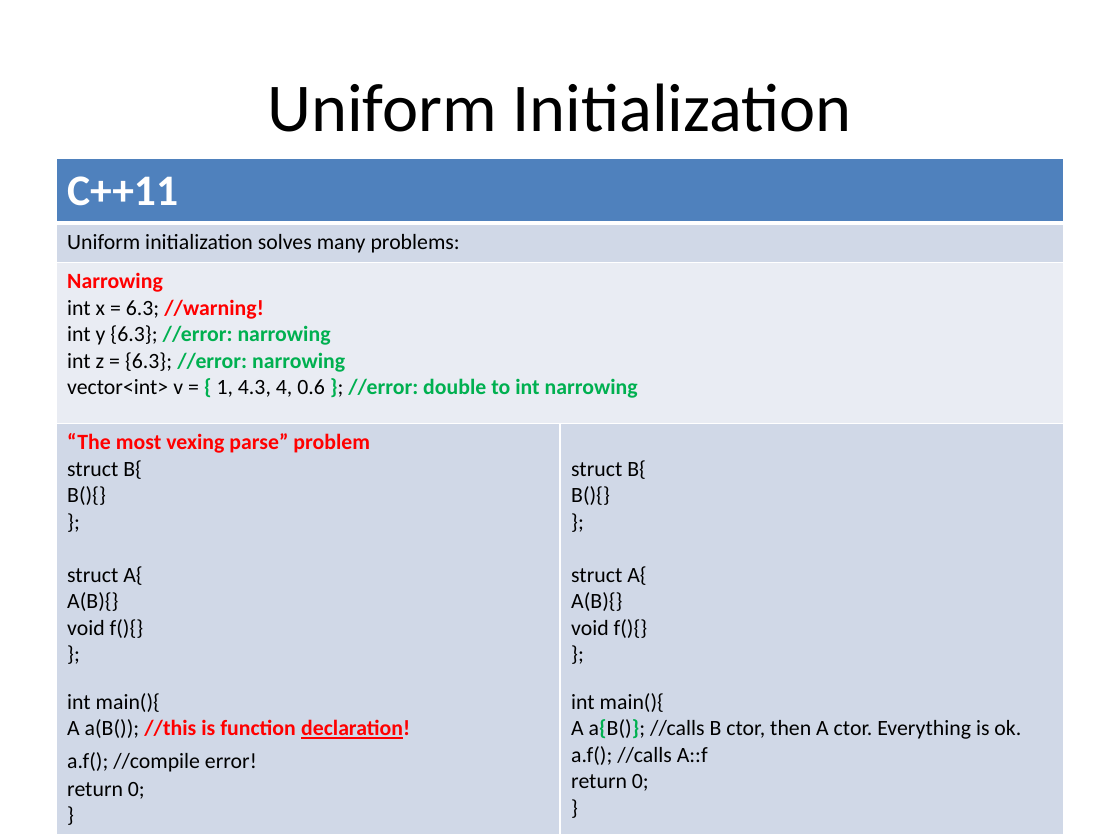
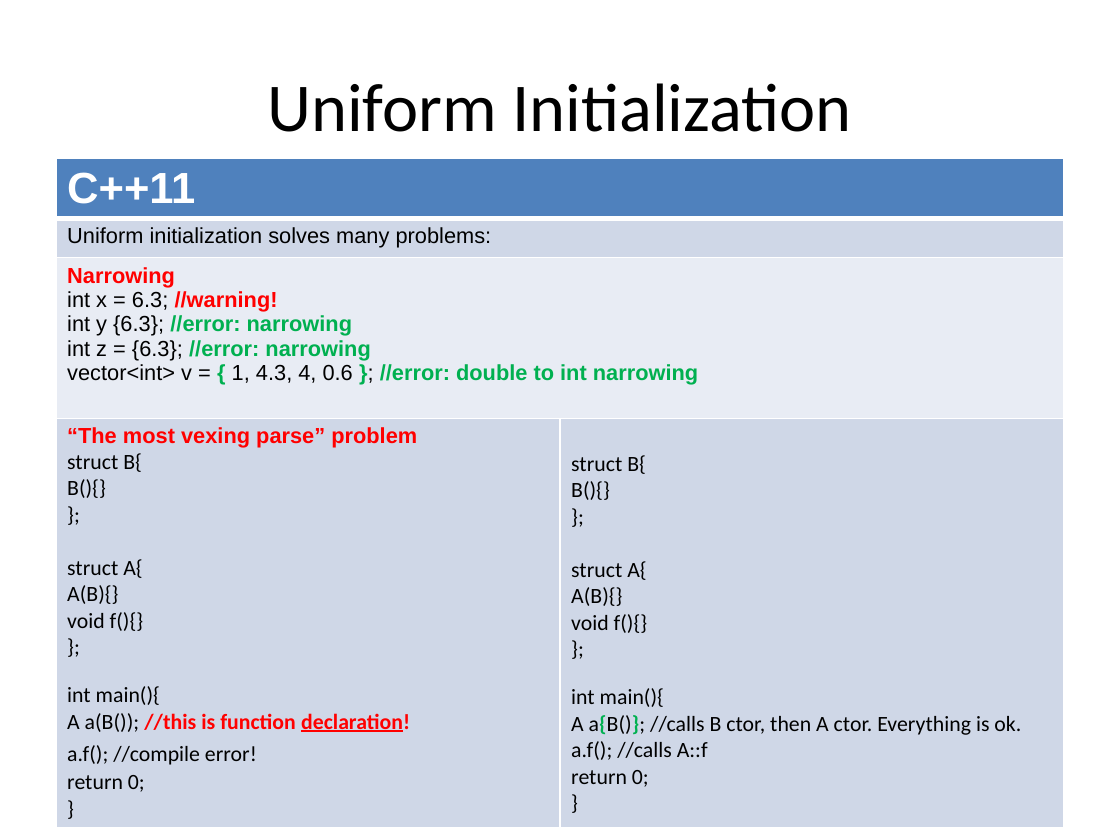
Before and after one commit to xtofl/cpp11training, a slide deck: slide 14 of slides/1.coreextensions-c11-121213071023-phpapp02-reordered.pptx (slide 10 before the commit). Drawn at 1120x840 pixels with LibreOffice and Linux fonts; fonts in the diff are those of the drawing. Boxes give left, top, right and bottom in pixels: in the first picture for what was removed or moved away, otherwise in the second. Text is boxed around its words. In the diff, an @@ line names an element or a change of style, - is before the commit and + after.

```diff
--- a/slides/1.coreextensions-c11-121213071023-phpapp02-reordered.pptx
+++ b/slides/1.coreextensions-c11-121213071023-phpapp02-reordered.pptx
@@ table at bbox=[56, 159, 1064, 796] @@
@@ fill #D0D8E8 to #CFD7E7 in 3 cells @@
@@ fill #E9EDF4 to #E8ECF4 in row 3, column 1 @@
@@ font Calibri to Arial in "C++11", "Uniform initialization solves many problems:", "Narrowing", "int x = 6.3; //warning!" and 4 more places @@
@@ less space between paragraphs @@
```
Also in this commit, not shown: 46 other slides changed, 5 slides added, 5 slides removed, 1 other file.
